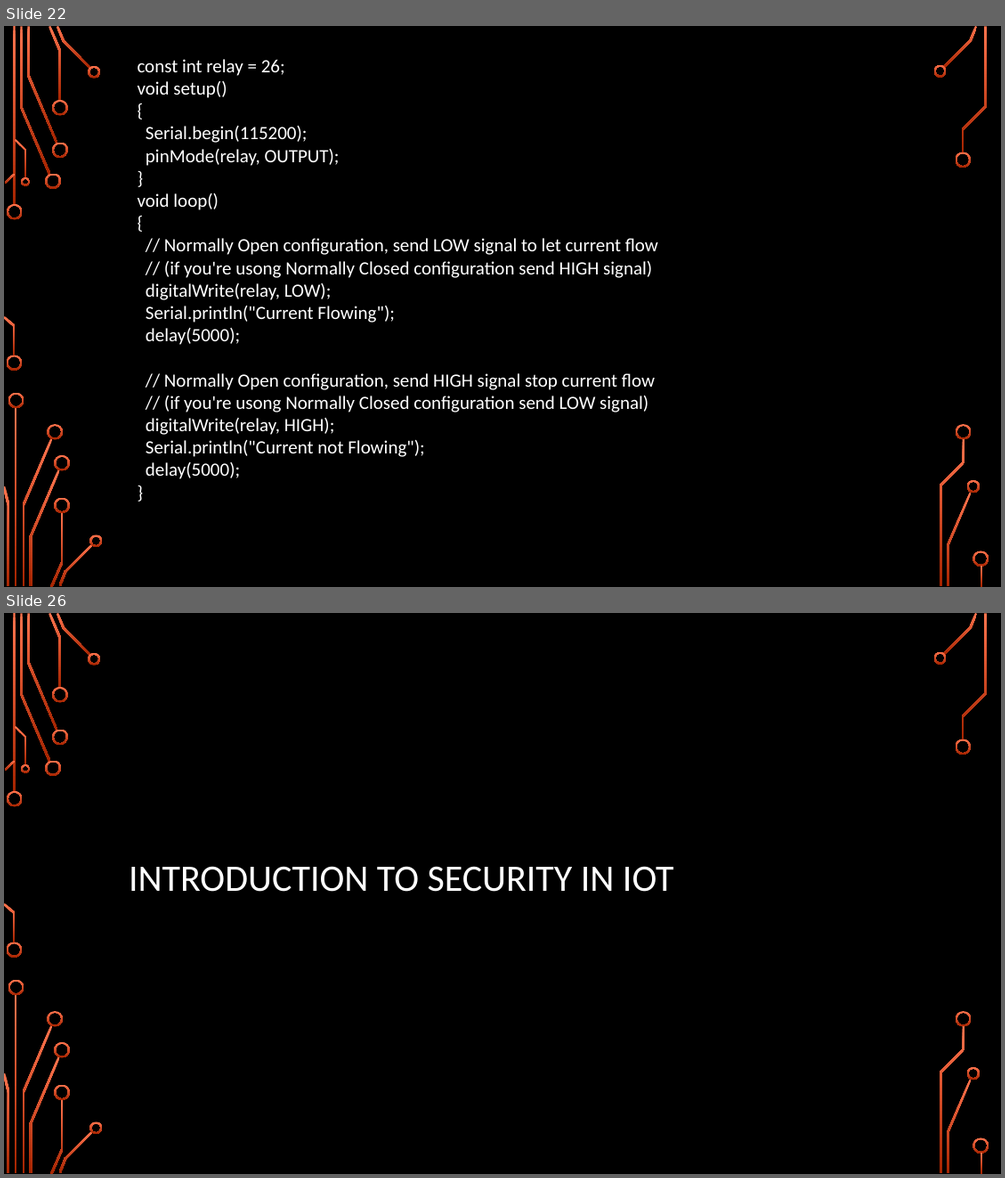
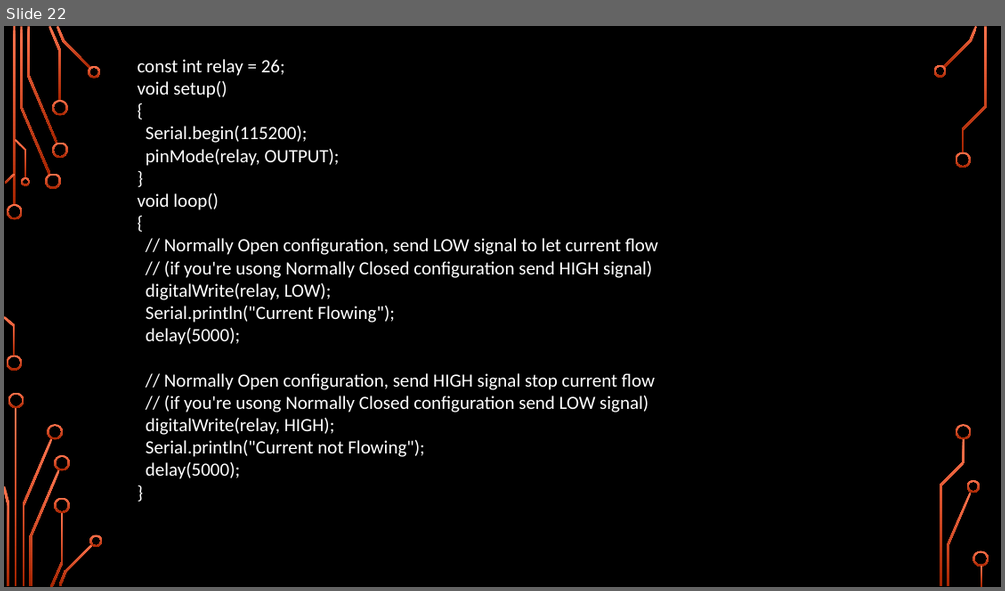
Before and after one commit to girishsukukumar/IoTWorkshop, a slide deck: Module-3.pptx. Shown one above the other, each under a label of ours: slides 22 and 26 before the commit, slide 22 after it; the slides between them are not shown. The pictures are 1005x1178 and 1005x591 pixels, drawn with LibreOffice and Linux fonts; fonts in the diff are those of the drawing; background and template pictures are left out. Boxes give left, top, right and bottom in pixels: in the first picture for what was removed or moved away, otherwise in the second. Text is boxed around its words. In the diff, an @@ line names an element or a change of style, - is before the commit and + after.

```diff
--- a/Module-3.pptx
+++ b/Module-3.pptx
@@ slide 26 removed at [4, 613, 1001, 1174], background picture (left out); not listed: 36 template elements that a slide beside it also shows @@
@@ title removed at [129, 866, 674, 892] @@
-INTRODUCTION TO SECURITY IN IOT
```
Also in this commit, not shown: 1 slide changed, 4 slides added, 3 other slides removed, 1 other file.
